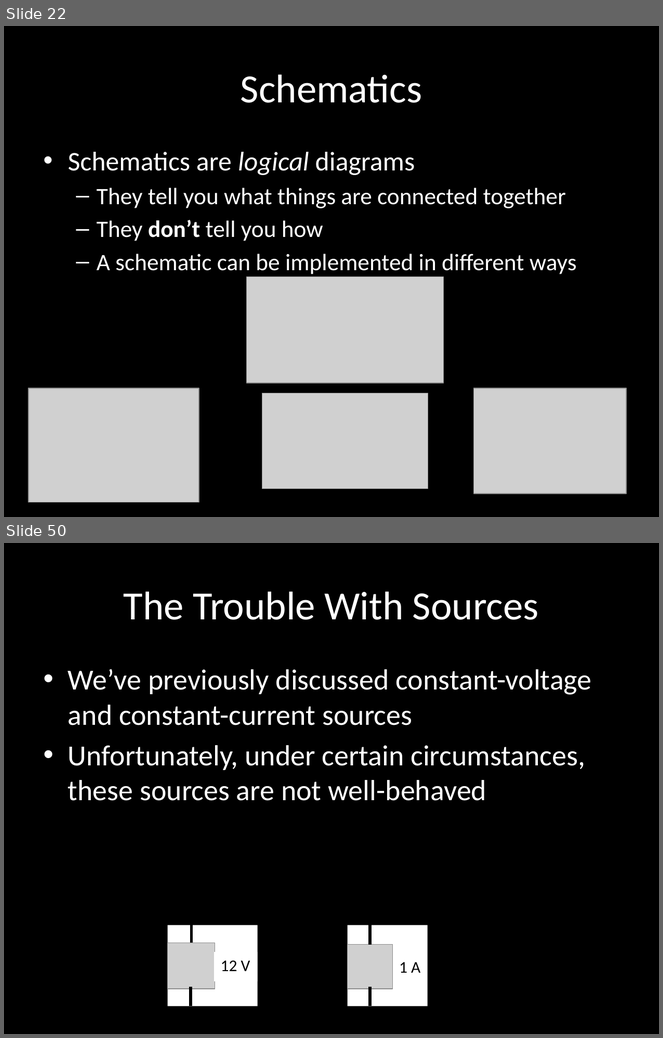
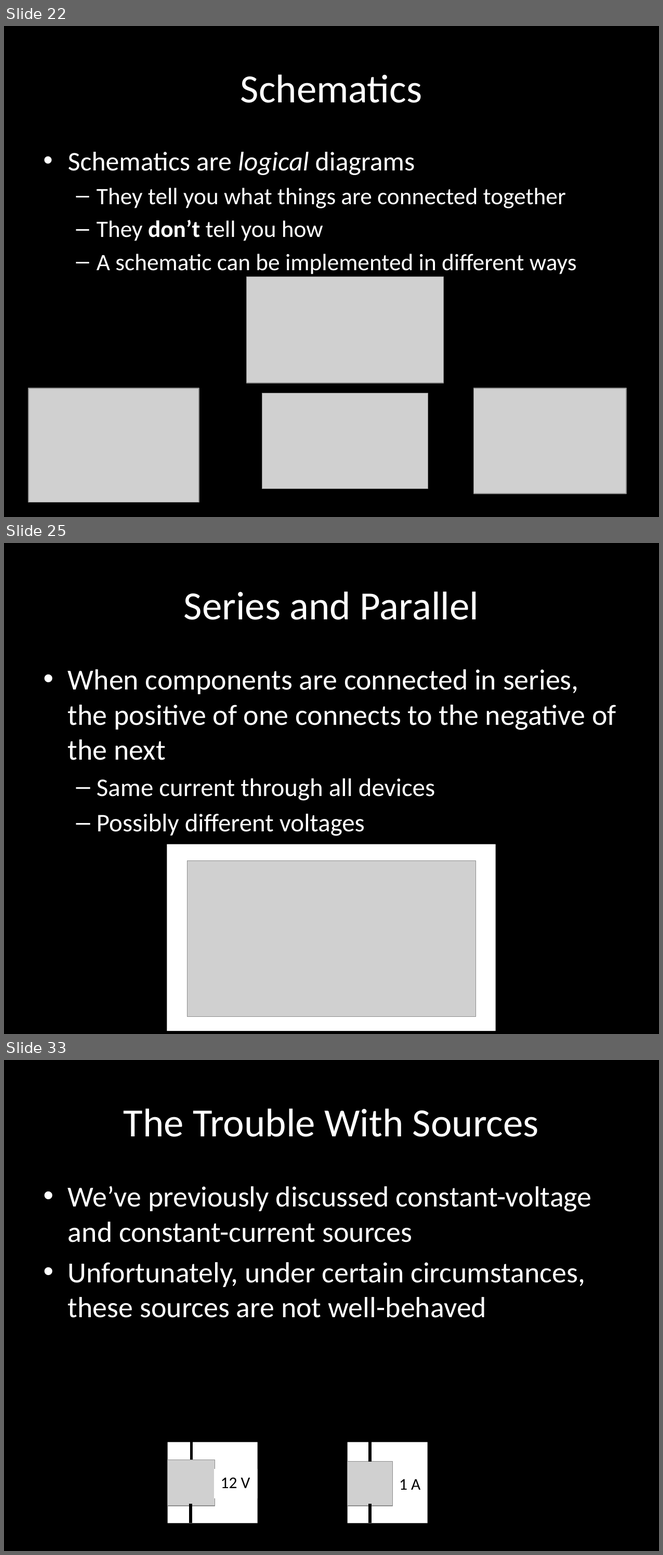
Before and after one commit to carlosgj/FRC-Training, a slide deck: Electronics 101.pptx. Shown one above the other, each under a label of ours: slides 22 and 50 before the commit, slides 22, 25 and 33 after it; the slides between them are not shown. The pictures are 663x1038 and 663x1555 pixels, drawn with LibreOffice and Linux fonts; fonts in the diff are those of the drawing; grey boxes stand for pictures; background and template pictures are left out. Boxes give left, top, right and bottom in pixels: in the first picture for what was removed or moved away, otherwise in the second. Text is boxed around its words. In the diff, an @@ line names an element or a change of style, - is before the commit and + after.

```diff
--- a/Electronics 101.pptx
+++ b/Electronics 101.pptx
@@ slide 25 added at box(4, 543, 659, 1034), background #000000 @@
@@ title added at box(184, 591, 479, 620), 44 pt, text #FFFFFF @@
+Series and Parallel
@@ text added at box(68, 669, 617, 836), 32 pt, text #FFFFFF @@
+• When components are connected in series, the positive of one connects to the negative of the next
+  – Same current through all devices
+  – Possibly different voltages
@@ rectangle added at box(167, 845, 496, 1031), fill #FFFFFF @@
@@ picture added at box(188, 861, 476, 1017) @@
@@ what was slide 50 is now slide 33 @@
```
Also in this commit, not shown: 2 slides changed, 9 other slides added.
